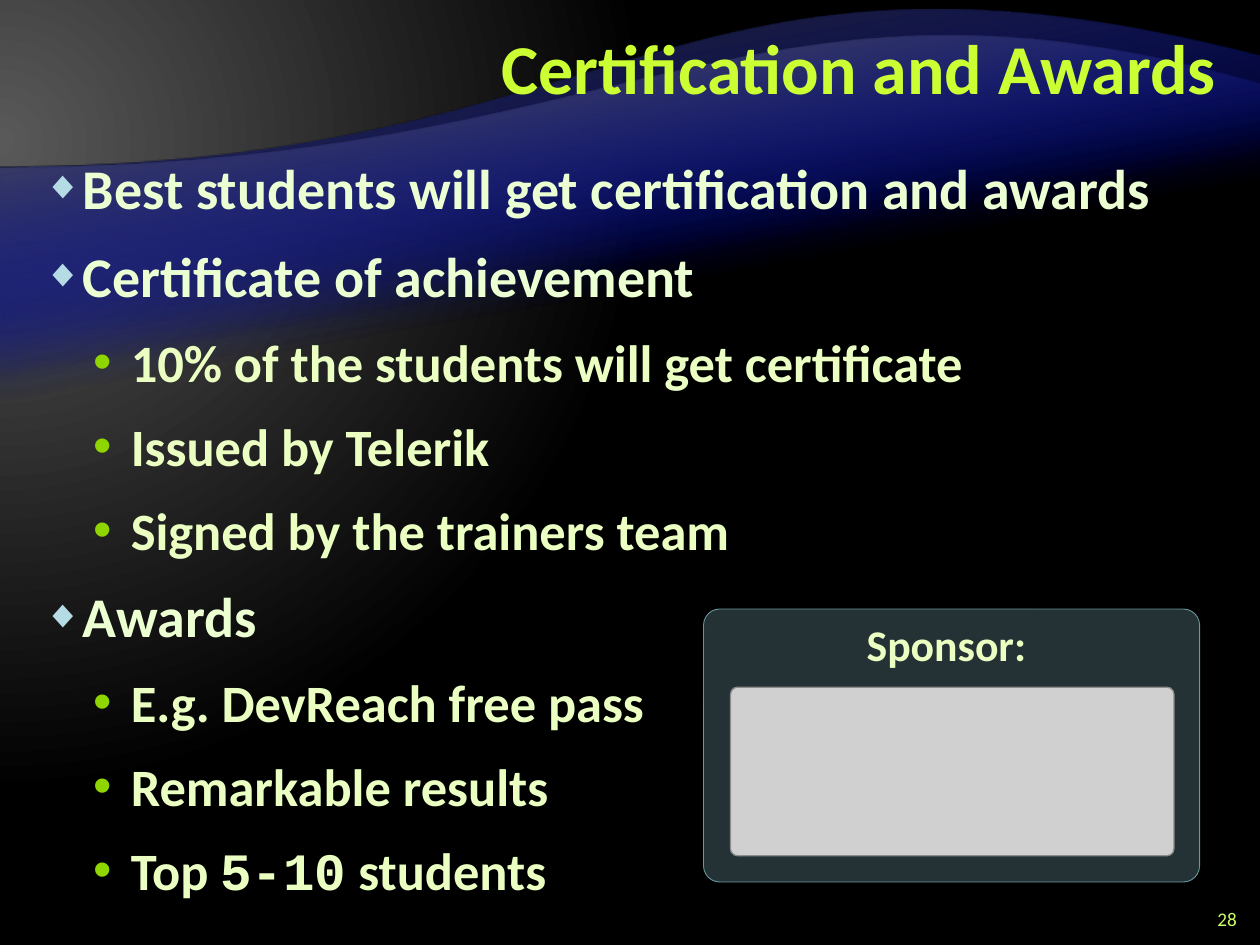
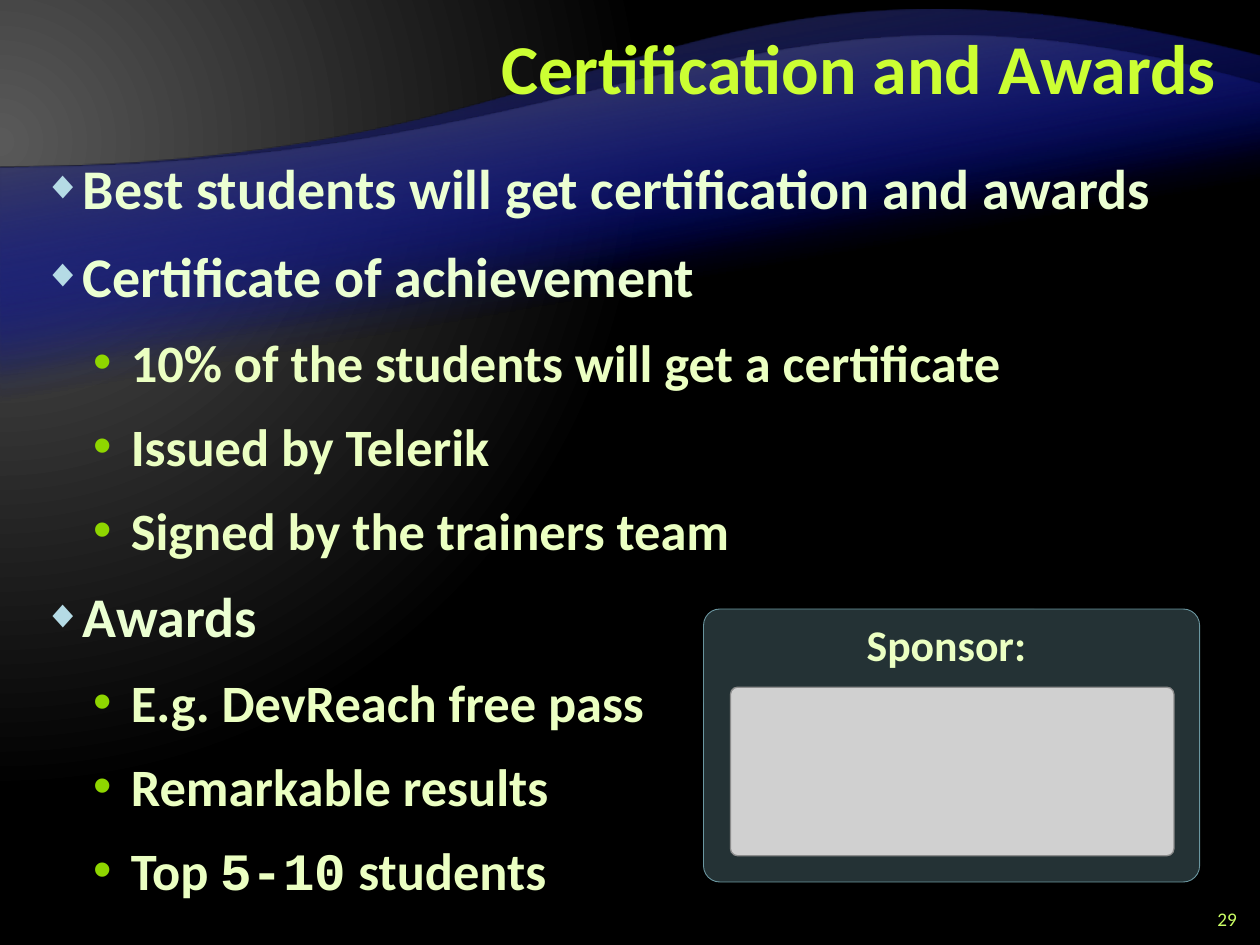
Before and after one commit to Lockheed01/aspnet-mvc-course, a slide deck: slide 29 of Lectures/0. Course Introduction/ASP.NET-MVC-Course-Introduction.pptx (slide 28 before the commit). Drawn at 1260x945 pixels with LibreOffice and Linux fonts; fonts in the diff are those of the drawing; grey boxes stand for pictures; background and template pictures are left out. Boxes give left, top, right and bottom in pixels: in the first picture for what was removed or moved away, otherwise in the second. Text is boxed around its words. In the diff, an @@ line names an element or a change of style, - is before the commit and + after.

```diff
--- a/Lectures/0. Course Introduction/ASP.NET-MVC-Course-Introduction.pptx
+++ b/Lectures/0. Course Introduction/ASP.NET-MVC-Course-Introduction.pptx
@@ text at (x1=131, y1=345, x2=1001, y2=391): text changed @@
-  • 10% of the students will get certificate
+  • 10% of the students will get a certificate
@@ page number at (x1=1217, y1=913, x2=1236, y2=926): text changed @@
-28
+29
```
Also in this commit, not shown: 4 other slides changed, 1 slide added.
